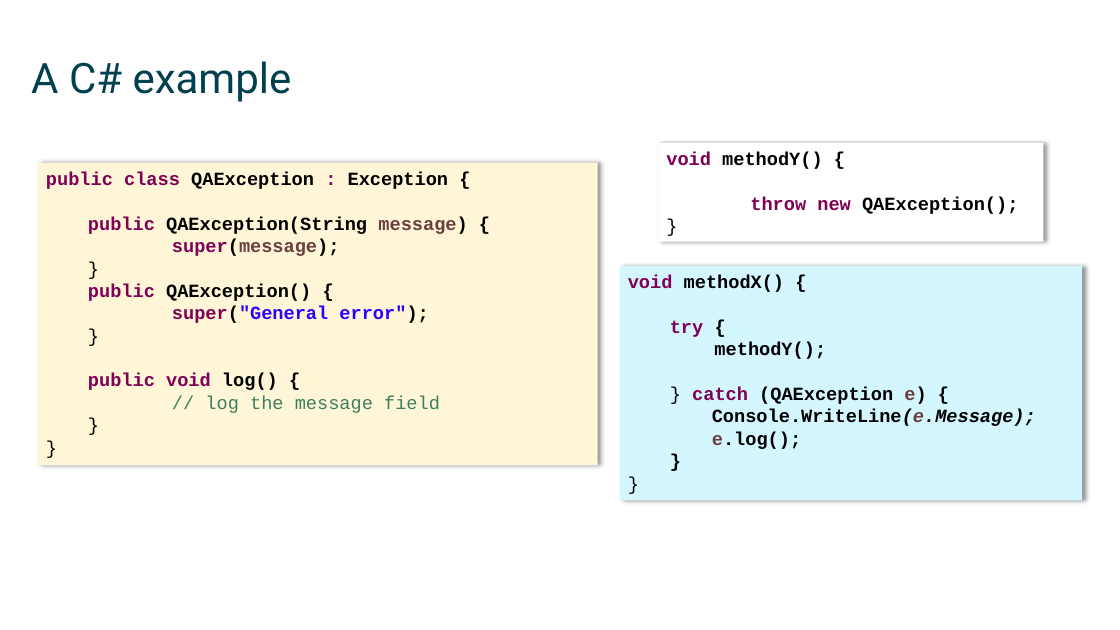
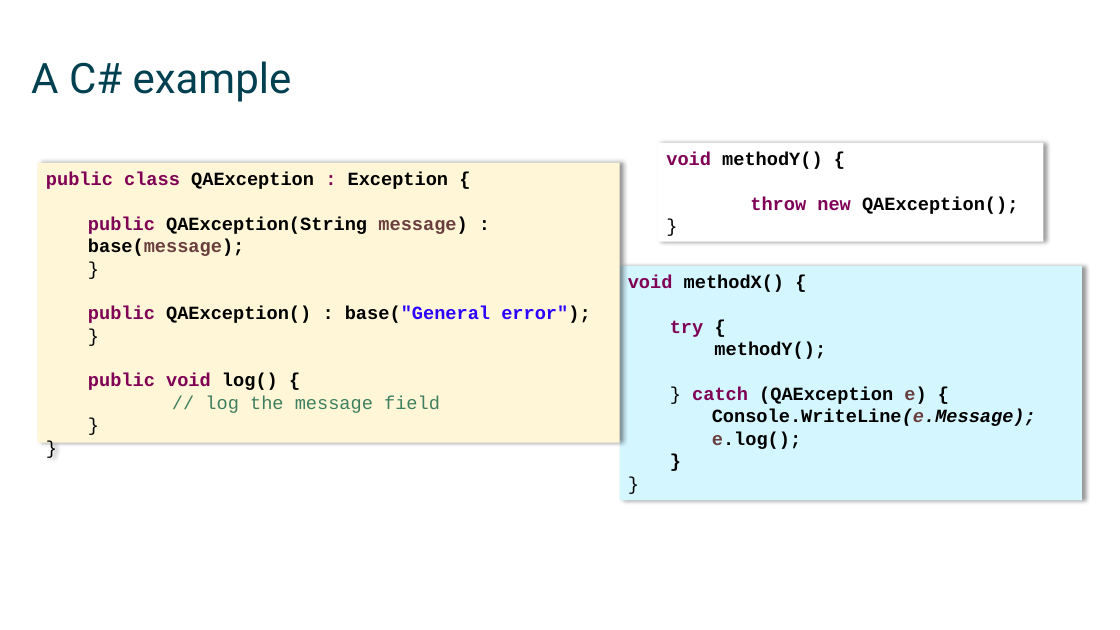
Before and after one commit to mikebaradaran/csharp, a slide deck: slide 15 of 07-Inheritance.pptx. Drawn at 1120x630 pixels with LibreOffice and Linux fonts; fonts in the diff are those of the drawing. Boxes give left, top, right and bottom in pixels: in the first picture for what was removed or moved away, otherwise in the second. Text is boxed around its words. In the diff, an @@ line names an element or a change of style, - is before the commit and + after.

```diff
--- a/07-Inheritance.pptx
+++ b/07-Inheritance.pptx
@@ rectangle "public class QAException : Exception ...": place and size @@
-rectangle "public class QAException : Exception ..." at (38,163,598,465)
+rectangle "public class QAException : Exception ..." at (38,163,620,443)
@@ text in rectangle at (88,217,467,256): text changed @@
-  public QAException(String message) {
-  super(message);
+  public QAException(String message) : base(message);
@@ text in rectangle at (88,306,590,323): text changed @@
-  public QAException() {
-  super("General error");
+  public QAException() : base("General error");
```
Also in this commit, not shown: 4 other slides changed, 5 other files.
